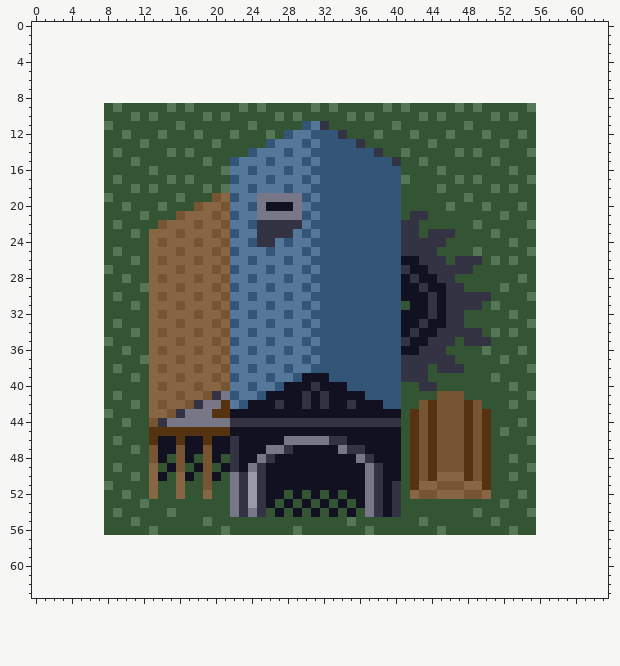
Pixel-art sprite: resources/Tiles/Woodland/lumbermill.png. This is how it looked before the edit.
The file is 48x48 pixels. The old version is drawn lined up with the new one, on the new canvas.
After the commit:
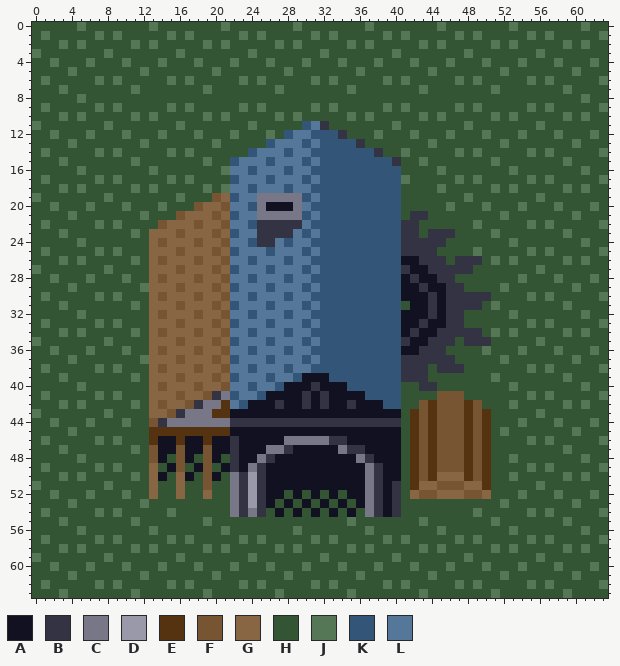
Palette (. is transparent): A #111122  B #333344  C #777788  D #9999aa  E #553311  F #775533  G #886644  H #335533  J #557755  K #335577  L #557799
Changes in this commit:
canvas 48x48 -> 64x64, the old top-left corner now at 8,9
Changed rows in their new state; - is an unchanged pixel.
first column x 0:
 0 HHHHHJHHHHHHHJHHHHHHHJHHHHHHHJHHHHHHHJHHHHHHHJHHHHHHHJHHHHHHHJHH
 1 HJHHHHHJHJHHHHHJHJHHHHHJHJHHHHHJHJHHHHHJHJHHHHHJHJHHHHHJHJHHHHHJ
 2 HHHJHJHHHHHJHJHHHHHJHJHHHHHJHJHHHHHJHJHHHHHJHJHHHHHJHJHHHHHJHJHH
 3 JHHHHHHHJHHHHHHHJHHHHHHHJHHHHHHHJHHHHHHHJHHHHHHHJHHHHHHHJHHHHHHH
 4 HHJHHHJHHHJHHHJHHHJHHHJHHHJHHHJHHHJHHHJHHHJHHHJHHHJHHHJHHHJHHHJH
 5 HHHHJHHHHHHHJHHHHHHHJHHHHHHHJHHHHHHHJHHHHHHHJHHHHHHHJHHHHHHHJHHH
 6 HJHHHHHJHJHHHHHJHJHHHHHJHJHHHHHJHJHHHHHJHJHHHHHJHJHHHHHJHJHHHHHJ
 7 HHHJHHHHHHHJHHHHHHHJHHHHHHHJHHHHHHHJHHHHHHHJHHHHHHHJHHHHHHHJHHHH
 8 HHHHHJHHHHHHHHHHHHHHHHHHHHHHHHHHHHHHHHHHHHHHHHHHHHHHHHHHHHHHHJHH
 9 HJHHHHHJ------------------------------------------------HJHHHHHJ
10 HHHJHJHH------------------------------------------------HHHJHJHH
11 JHHHHHHH------------------------------------------------JHHHHHHH
12 HHJHHHJH------------------------------------------------HHJHHHJH
13 HHHHJHHH------------------------------------------------HHHHJHHH
14 HJHHHHHJ------------------------------------------------HJHHHHHJ
15 HHHJHHHH------------------------------------------------HHHJHHHH
16 HHHHHJHH------------------------------------------------HHHHHJHH
17 HJHHHHHJ------------------------------------------------HJHHHHHJ
18 HHHJHJHH------------------------------------------------HHHJHJHH
19 JHHHHHHH------------------------------------------------JHHHHHHH
20 HHJHHHJH------------------------------------------------HHJHHHJH
21 HHHHJHHH------------------------------------------------HHHHJHHH
22 HJHHHHHJ------------------------------------------------HJHHHHHJ
23 HHHJHHHH------------------------------------------------HHHJHHHH
24 HHHHHJHH------------------------------------------------HHHHHJHH
25 HJHHHHHJ------------------------------------------------HJHHHHHJ
26 HHHJHJHH------------------------------------------------HHHJHJHH
27 JHHHHHHH------------------------------------------------JHHHHHHH
28 HHJHHHJH------------------------------------------------HHJHHHJH
29 HHHHJHHH------------------------------------------------HHHHJHHH
30 HJHHHHHJ------------------------------------------------HJHHHHHJ
31 HHHJHHHH------------------------------------------------HHHJHHHH
32 HHHHHJHH------------------------------------------------HHHHHJHH
33 HJHHHHHJ------------------------------------------------HJHHHHHJ
34 HHHJHJHH------------------------------------------------HHHJHJHH
35 JHHHHHHH------------------------------------------------JHHHHHHH
36 HHJHHHJH------------------------------------------------HHJHHHJH
37 HHHHJHHH------------------------------------------------HHHHJHHH
38 HJHHHHHJ------------------------------------------------HJHHHHHJ
39 HHHJHHHH------------------------------------------------HHHJHHHH
40 HHHHHJHH------------------------------------------------HHHHHJHH
41 HJHHHHHJ------------------------------------------------HJHHHHHJ
42 HHHJHJHH------------------------------------------------HHHJHJHH
43 JHHHHHHH------------------------------------------------JHHHHHHH
44 HHJHHHJH------------------------------------------------HHJHHHJH
45 HHHHJHHH------------------------------------------------HHHHJHHH
46 HJHHHHHJ------------------------------------------------HJHHHHHJ
47 HHHJHHHH------------------------------------------------HHHJHHHH
48 HHHHHJHH------------------------------------------------HHHHHJHH
49 HJHHHHHJ------------------------------------------------HJHHHHHJ
50 HHHJHJHH------------------------------------------------HHHJHJHH
51 JHHHHHHH------------------------------------------------JHHHHHHH
52 HHJHHHJH------------------------------------------------HHJHHHJH
53 HHHHJHHH------------------------------------------------HHHHJHHH
54 HJHHHHHJ------------------------------------------------HJHHHHHJ
55 HHHJHHHH------------------------------------------------HHHJHHHH
56 HHHHHJHH------------------------------------------------HHHHHJHH
57 HJHHHHHJHJHHHHHJHJHHHHHJHJHHHHHJHJHHHHHJHJHHHHHJHJHHHHHJHJHHHHHJ
58 HHHJHJHHHHHJHJHHHHHJHJHHHHHJHJHHHHHJHJHHHHHJHJHHHHHJHJHHHHHJHJHH
59 JHHHHHHHJHHHHHHHJHHHHHHHJHHHHHHHJHHHHHHHJHHHHHHHJHHHHHHHJHHHHHHH
60 HHJHHHJHHHJHHHJHHHJHHHJHHHJHHHJHHHJHHHJHHHJHHHJHHHJHHHJHHHJHHHJH
61 HHHHJHHHHHHHJHHHHHHHJHHHHHHHJHHHHHHHJHHHHHHHJHHHHHHHJHHHHHHHJHHH
62 HJHHHHHJHJHHHHHJHJHHHHHJHJHHHHHJHJHHHHHJHJHHHHHJHJHHHHHJHJHHHHHJ
63 HHHJHHHHHHHJHHHHHHHJHHHHHHHJHHHHHHHJHHHHHHHJHHHHHHHJHHHHHHHJHHHH
Boxes around the changes in both pictures, in picture pixels (x1, y1, x2, y2):
added: (32, 22, 608, 598)
